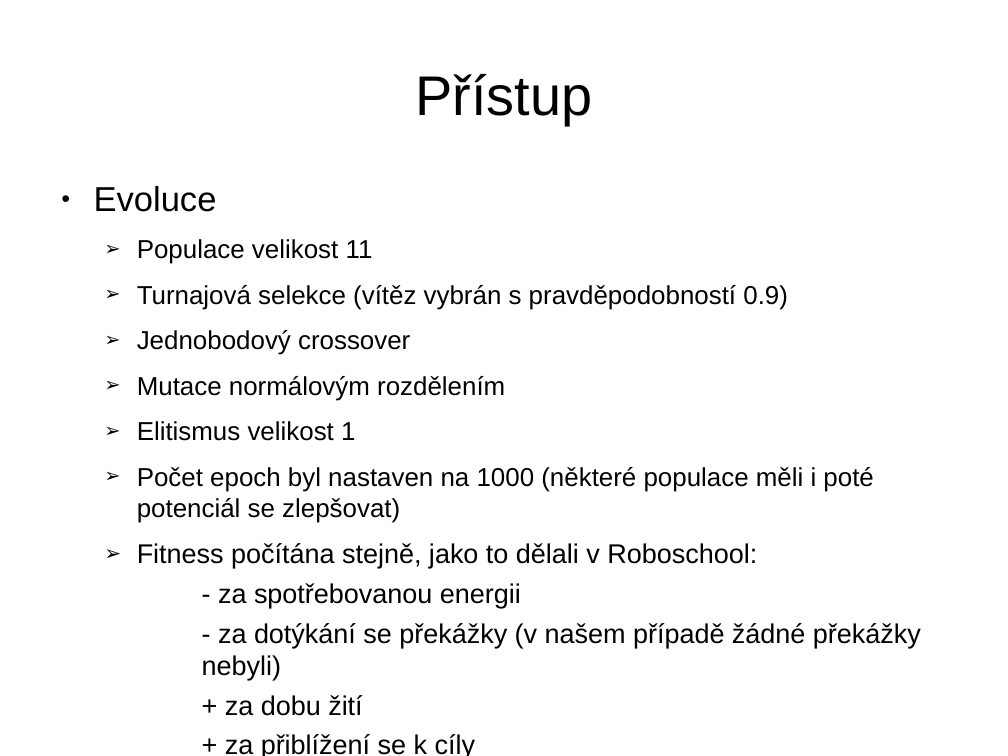
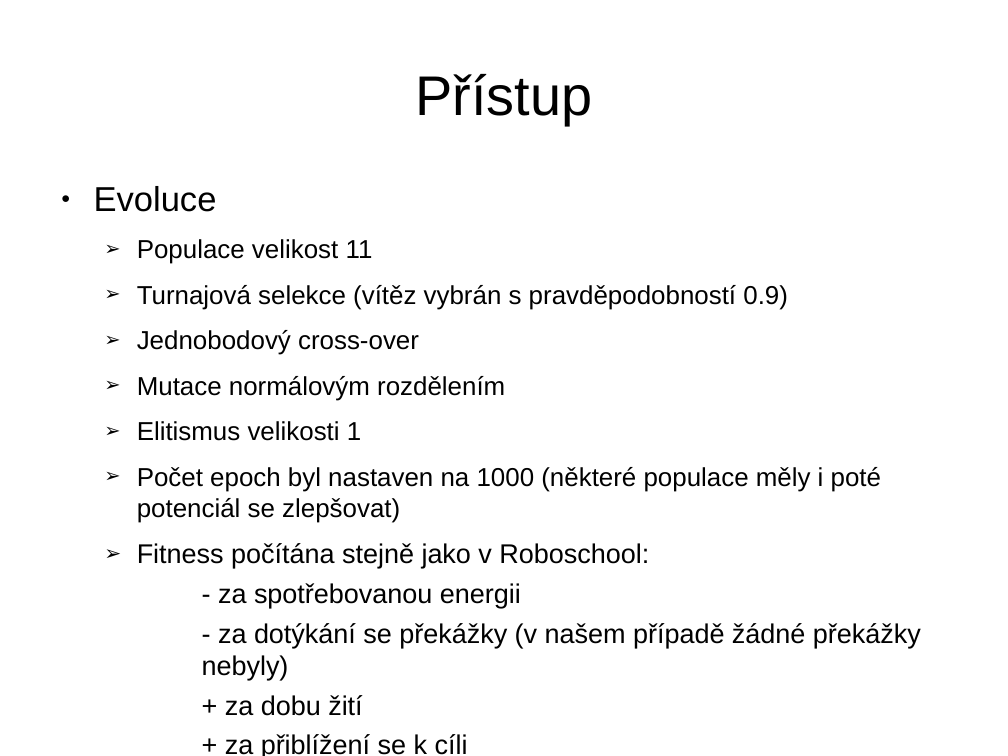
Before and after one commit to hadrava/evolution-stairs, a slide deck: slide 3 of presentation.odp. Drawn at 1008x756 pixels with LibreOffice and Linux fonts; fonts in the diff are those of the drawing. Boxes give left, top, right and bottom in pixels: in the first picture for what was removed or moved away, otherwise in the second. Text is boxed around its words. In the diff, an @@ line names an element or a change of style, - is before the commit and + after.

Commit message:
Presentation typos

```diff
--- a/presentation.odp
+++ b/presentation.odp
@@ text at (x1=137, y1=330, x2=419, y2=355): text changed @@
-  ➢ Jednobodový crossover
+  ➢ Jednobodový cross-over
@@ text at (x1=137, y1=421, x2=881, y2=568): text changed @@
-  ➢ Elitismus velikost 1
-  ➢ Počet epoch byl nastaven na 1000 (některé populace měli i poté potenciál se zlepšovat)
-  ➢ Fitness počítána stejně, jako to dělali v Roboschool:
+  ➢ Elitismus velikosti 1
+  ➢ Počet epoch byl nastaven na 1000 (některé populace měly i poté potenciál se zlepšovat)
+  ➢ Fitness počítána stejně jako v Roboschool:
@@ text at (x1=202, y1=623, x2=921, y2=680): text changed @@
-      - za dotýkání se překážky (v našem případě žádné překážky nebyli)
+      - za dotýkání se překážky (v našem případě žádné překážky nebyly)
@@ text at (x1=225, y1=734, x2=468, y2=756): text changed @@
-      + za přiblížení se k cíly
+      + za přiblížení se k cíli
```
Also in this commit, not shown: 4 other slides changed.
